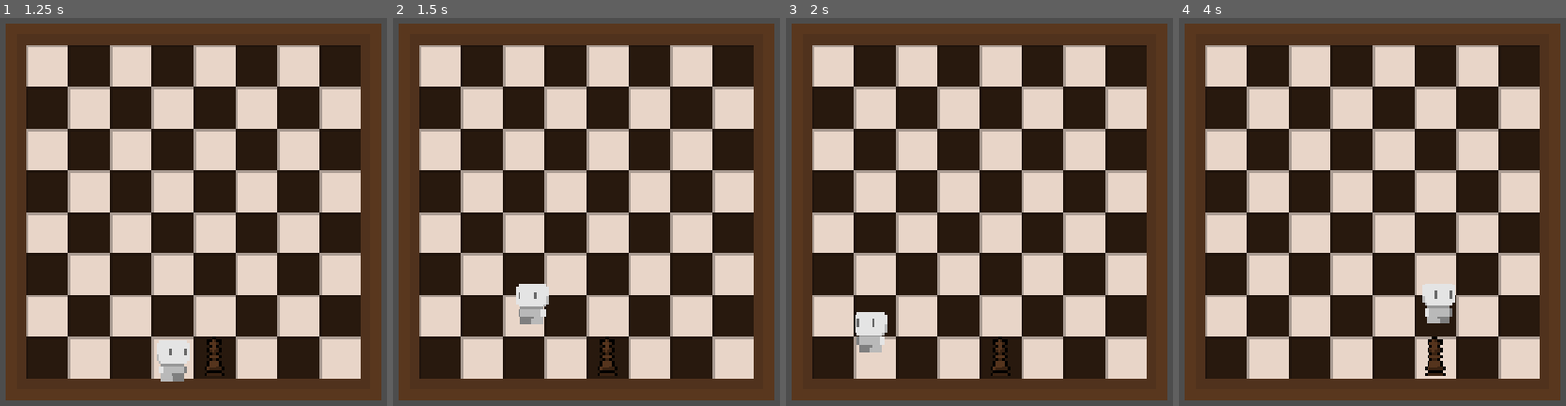
Above: before the commit, frames 1-4 (left to right).
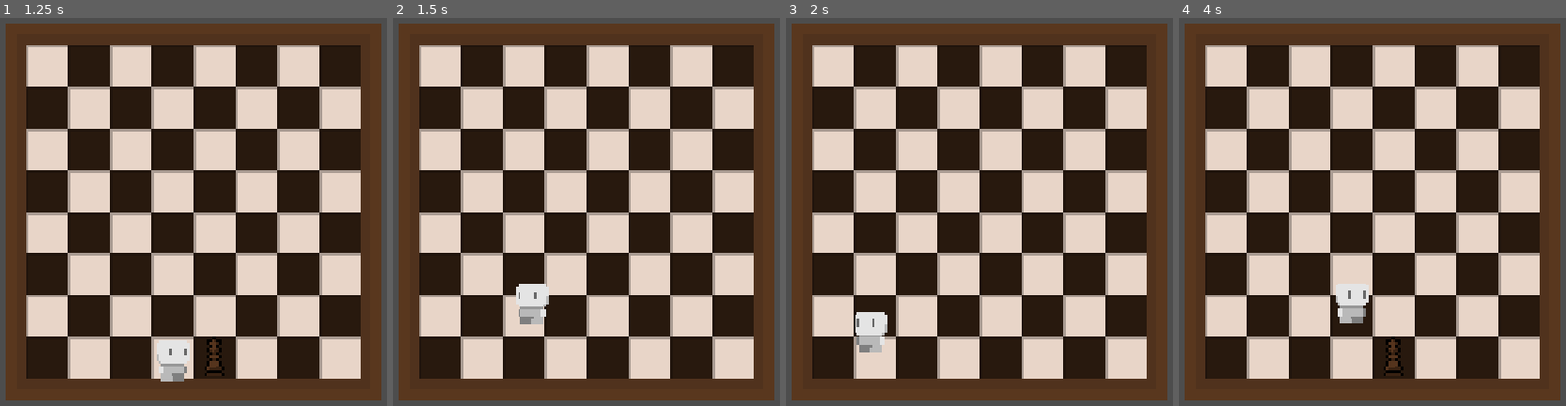
Above: after the commit, the same moments.

Repository: rs-code-hk/chess_gone_rogue
Game: Godot game, scene res://Scenes/title_screen.tscn
Same seed, same stepped clock (60 frames per second), same inputs: the game is played once before the commit and once after it.
Inputs:
- Up to frame 1 (1.25 s): click "Start" at 0.5 s
- Up to frame 2 (1.5 s): tap Enter (ui_accept) at 1.25 s; hold J (attack) from 1.28 s (still down); tap A (a) at 1.35 s
- Up to frame 3 (2 s): keep holding J (attack); tap Enter (ui_accept) at 1.52 s
- Up to frame 4 (4 s): release J (attack) at 2.03 s; tap J (attack) at 2.1 s; tap Enter (ui_accept) at 2.27, 3.77 s; tap D (d) at 2.3, 2.85 s; tap S (s) at 3.05, 3.6 s; tap W (w) at 3.8 s

Frame 1 is identical in both runs. In frame 2, 0.3% of the frame differs, in the area x 52-59%, y 82-93%; in frame 3, 0.3%; in frame 4, 2.2%, in the area x 40-72%, y 68-93%.

Commit message:
Enemy Clean Up

Diff:
--- a/chess-gone-rogue/Scenes/event_bus.gd
+++ b/chess-gone-rogue/Scenes/event_bus.gd
@@ -1,6 +1,5 @@
 extends Node
 
-signal detect_enemy_hit
 signal hit_enemy(enemy)
 
 # Called when the node enters the scene tree for the first time.
--- a/chess-gone-rogue/Scenes/king_enemy.gd
+++ b/chess-gone-rogue/Scenes/king_enemy.gd
@@ -1,32 +1,41 @@
 extends Node2D
+
+signal enemy_hit(enemy)
+
+var chessPosition = Vector2(4, 7)
 
 # Called when the node enters the scene tree for the first time.
 func _ready() -> void:
-
+	EventBus.hit_enemy.connect(tryDelete)
+	await get_tree().create_timer(3.0).timeout
 	while true:
 		var range_int_x = randi_range(-1, 1)
 		var range_int_y = randi_range(-1, 1)
+
+		var simPosition = chessPosition
+		simPosition.x += range_int_x
+		simPosition.y += range_int_y
+
+		if int(simPosition.x) not in Array(range(0, 8)):
+			print("running X")
+			continue
+
+		if int(simPosition.y) not in Array(range(0, 8)):
+			print("running Y")
+			continue
+
 		#moving it by 16 pixals in any direction moves it on spuare that way
 
-		var x_movment = range_int_x * 16
-		var y_movment = range_int_y * 16
-		var final_postion_x = x_movment + position.x
-		var final_postion_y = y_movment + position.y
-		var did_move = false
-		if final_postion_x > -72 and final_postion_x < 72:
-			move_local_x(x_movment)
-			did_move = true
-		if final_postion_y > -73 and final_postion_y < 71:
-			move_local_y(y_movment)
-			did_move = true
-		if did_move == true:
-			await get_tree().create_timer(3).timeout
-
-
-
-
+		position.x = simPosition.x * 16 - 56
+		position.y = simPosition.y * 16 - 56
+		chessPosition = simPosition
+		await get_tree().create_timer(3.0).timeout
 
 
 # Called every frame. 'delta' is the elapsed time since the previous frame.
 func _process(delta: float) -> void:
 	pass
+
+func tryDelete(inEnemy) -> void:
+	if get_node("./hit box") == inEnemy:
+		queue_free()
--- a/chess-gone-rogue/Scenes/player_movement.gd
+++ b/chess-gone-rogue/Scenes/player_movement.gd
@@ -107,6 +107,6 @@
 	#attack_left.get_collider() == get_node(KING_PATH) or attack_right.get_collider() == get_node(KING_PATH)
 	if Input.is_action_pressed("attack") and notAttacked:
 		notAttacked = false
-		EventBus.hit_enemy.emit()
+		EventBus.hit_enemy.emit(get_node(KING_PATH))
 
 	move_and_slide()
